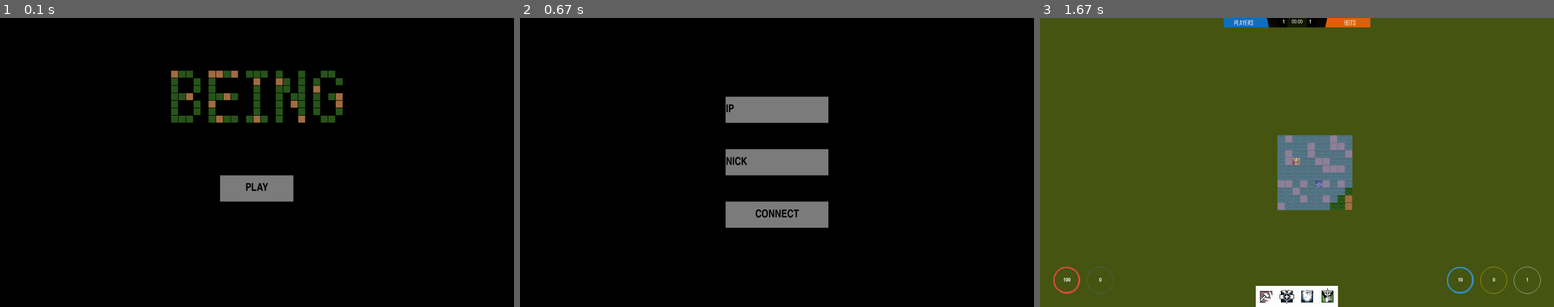
Above: before the commit, frames 1-3 (left to right).
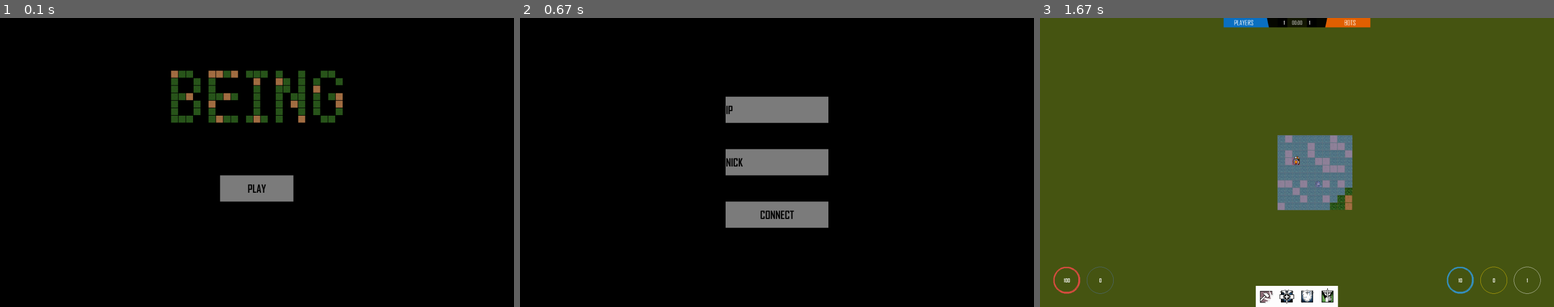
Above: after the commit, the same moments.

Repository: Qolorerr/PyGameLocalRPG
Game: pygame game, started from src/main.py
Two runs of this game, one before a commit and one after it. Both use one fixed random seed, a clock stepped at 60 frames per second and the inputs below.
Inputs (mouse positions are in pixels of both pictures, inside the frame that each line leads up to):
- Up to frame 1 (0.1 s): no input
- Up to frame 2 (0.67 s): click (756, 176) at 0.38 s
- Up to frame 3 (1.67 s): click (1348, 226) at 0.72 s; click (1137, 119) at 1.05 s

The runs differ from the first frame. In frame 1, less than 0.1% of the frame differs, in the area x 47-53%, y 57-61%; in frame 2, 0.3%, in the area x 40-55%, y 29-70%; in frame 3, 0.1%.

Commit message:
Changed textures Added class Level

Diff:
--- a/src/being.py
+++ b/src/being.py
@@ -12,16 +12,13 @@
                  essence_code: int = 1,
                  attack_range: int = 1,
                  move_distance: int = 1):
-        super().__init__(name, health, damage, location, texture, exp, cost, essence_code, attack_range, move_distance)
+        super().__init__(name, health, damage, location, texture, cost, essence_code, attack_range, move_distance)
+        self.exp = exp
 
     def received_damage(self, other_essence, type_of_attack):
         self.health -= other_essence.damage
         return super().received_damage(other_essence, type_of_attack)
 
     def give_reward(self, other_essence):
-        other_essence.exp += self.exp
-        if other_essence.exp >= other_essence.maxExp:
-            other_essence.exp -= other_essence.maxExp
-            other_essence.level += 1
-            other_essence.maxExp = int(other_essence.maxExp * 1.1)
+        other_essence.level.add_exp(self.exp)
         other_essence.gold = min(other_essence.gold + self.gold, other_essence.maxGold)
--- a/src/essence.py
+++ b/src/essence.py
@@ -9,17 +9,18 @@
                  damage: int,
                  location: tuple,
                  texture: int,
-                 exp: int,
                  gold: int,
                  essence_code: int = 1,  # unicode
                  attack_range: int = 1,
                  move_distance: int = 1):
         self.name = name
         self.health = health
+        self.maxHealth = health
         self.damage = damage
+        self.shield = 0
+        self.maxShield = 1
         self.location = location
         self.texture = textures[texture]
-        self.exp = exp
         self.gold = gold
         self.init_constant()
         self.live = self.ESSENSE_ALIVE
@@ -81,6 +82,8 @@
     def render(self, screen, map):
         x = map.left + self.location[0] * map.cell_size + map.indent + camera[0]
         y = map.top + self.location[1] * map.cell_size + map.indent + camera[1]
+        w, h = self.texture.image.get_rect()[-2:]
+        y -= h - w
         screen.blit(self.texture.image, (x, y))
 
     def __delete__(self, instance):
--- a/src/general.py
+++ b/src/general.py
@@ -14,8 +14,8 @@
 
 # List of textures
 textures = {'Grass': Texture('grass.jpg'),
-            'Being1': Texture('being1.png'),
-            'Hero1': Texture('hero1.jpg'),
+            'Being1': Texture('skeleton.png'),
+            'Hero1': Texture('knight.png'),
             'AttackZone': Texture('attack.png', 30),
             'MoveZone': Texture('moveZone.png', 30),
             'Sand': Texture('sand.jpg'),
@@ -30,3 +30,6 @@
 essences = []
 
 camera = []
+
+font_name_B = '../res/AGENCYB.TTF'
+font_name_R = '../res/AGENCYR.TTF'
--- a/src/hero.py
+++ b/src/hero.py
@@ -2,6 +2,24 @@
 
 from general import textures, essences, camera
 from essence import Essence
+
+
+class Level:
+    def __init__(self, max_exp, coeff):
+        self.max_exp = max_exp
+        self.coeff = coeff
+        self.level = 1
+        self.exp = 0
+
+    def add_exp(self, exp):
+        self.exp += exp
+        while self.exp > self.max_exp:
+            self.level += 1
+            self.exp -= self.max_exp
+            self.max_exp *= self.coeff
+
+    def get(self):
+        return self.level
 
 
 class Hero(Essence):
@@ -14,15 +32,11 @@
                  attack_range: int = 1,
                  move_distance: int = 1,
                  mainHero: bool = False):
-        super().__init__(name, health, damage, location, texture, 0, 0, essence_code, attack_range, move_distance)
-        self.maxHealth = health
+        super().__init__(name, health, damage, location, texture, 0, essence_code, attack_range, move_distance)
         self.mainHero = mainHero
-        self.shield = 0
-        self.maxShield = 1
         self.invisible = 0
-        self.maxExp = 100
         self.maxGold = 100
-        self.level = 1
+        self.level = Level(100, 1.1)
         self.attack_mode = False
         self.steps = move_distance
         self.move_points = move_distance
@@ -49,11 +63,7 @@
     def give_reward(self, other_essence):
         if type(other_essence) != Hero:
             return
-        other_essence.exp += self.exp
-        if other_essence.exp >= other_essence.maxExp:
-            other_essence.exp -= other_essence.maxExp
-            other_essence.level += 1
-            other_essence.maxExp = int(other_essence.maxExp * 1.1)
+        other_essence.level.add_exp(self.exp)
         other_essence.gold = min(other_essence.gold + self.gold, other_essence.maxGold)
 
     def move(self, new_location, map):
@@ -124,7 +134,8 @@
         x = map.left + self.location[0] * map.cell_size
         y = map.top + self.location[1] * map.cell_size
         if self.mainHero:
-            pygame.draw.rect(screen, pygame.Color("red"), (x + camera[0], y + camera[1], map.cell_size, map.cell_size), 2)
+            rect = (x + camera[0], y + camera[1], map.cell_size - map.indent, map.cell_size - map.indent)
+            pygame.draw.rect(screen, pygame.Color("red"), rect, 2)
             for i in range(-self.steps, self.steps + 1):
                 for j in range(-self.steps, self.steps + 1):
                     if abs(i) + abs(j) > self.steps:
--- a/src/main.py
+++ b/src/main.py
@@ -1,6 +1,6 @@
 import pygame
 
-from general import essences, camera
+from general import essences, camera, font_name_B
 from map import Map
 from hero import Hero
 from being import Being
@@ -24,7 +24,7 @@
     rect2[3] -= 2 * indent
     rect2 = tuple(rect2)
     pygame.draw.rect(screen, color, rect2)
-    font = pygame.font.SysFont('Agency FB', 20, bold=True)
+    font = pygame.font.Font(font_name_B, 20, bold=True)
     text = font.render(str(value), 1, (255, 255, 255))
     screen.blit(text, (rect[0] + rect[2] // 2 - text.get_width() // 2, rect[1] + rect[3] // 2 - text.get_height() // 2))
 
@@ -50,25 +50,21 @@
     barheight = (height - 5 * indent) // 4
     filling_bar(screen, (219, 77, 66),
                 (x + indent, y + 2 * barheight + 3 * indent, barwidth, barheight), damage, damage)
-    font = pygame.font.SysFont('Agency FB', 40, bold=True)
+    font = pygame.font.Font(font_name_B, 40, bold=True)
+    maxHealth = essences[essence].maxHealth
+    filling_bar(screen, (219, 77, 66),
+                (x + indent, y + barheight + 2 * indent, barwidth, barheight), health, maxHealth)
+    shield = essences[essence].shield
+    maxShield = essences[essence].maxShield
+    filling_bar(screen, (81, 119, 179),
+                (x + indent, y + 3 * barheight + 4 * indent, barwidth, barheight), shield, maxShield)
     if type(essences[essence]) == Hero:
-        maxHealth = essences[essence].maxHealth
-        filling_bar(screen, (219, 77, 66),
-                    (x + indent, y + barheight + 2 * indent, barwidth, barheight), health, maxHealth)
-        shield = essences[essence].shield
-        maxShield = essences[essence].maxShield
-        filling_bar(screen, (81, 119, 179),
-                    (x + indent, y + 3 * barheight + 4 * indent, barwidth, barheight), shield, maxShield)
-        text = font.render(essences[essence].name + ' [' + str(essences[essence].level) + ']', 1, (255, 255, 255))
-        screen.blit(text,
-                    (x + width // 2 - text.get_width() // 2, y + indent + barheight // 2 - text.get_height() // 2))
+        text = essences[essence].name + ' [' + str(essences[essence].level.get()) + ']'
     else:
-        filling_bar(screen, (219, 77, 66),
-                    (x + indent, y + barheight + 2 * indent, barwidth, barheight), health, health)
-        filling_bar(screen, (81, 119, 179), (x + indent, y + 3 * barheight + 4 * indent, barwidth, barheight), 0, 1)
-        text = font.render(essences[essence].name, 1, (255, 255, 255))
-        screen.blit(text,
-                    (x + width // 2 - text.get_width() // 2, y + indent + barheight // 2 - text.get_height() // 2))
+        text = essences[essence].name
+    text = font.render(text, 1, (255, 255, 255))
+    screen.blit(text,
+                (x + width // 2 - text.get_width() // 2, y + indent + barheight // 2 - text.get_height() // 2))
     pygame.draw.rect(screen, (200, 0, 0), (x + width - indent, y, indent, indent))
     pygame.draw.line(screen, (255, 255, 255), (x + width - indent, y), (x + width, y + indent))
     pygame.draw.line(screen, (255, 255, 255), (x + width - indent, y + indent), (x + width, y))
--- a/src/menu.py
+++ b/src/menu.py
@@ -1,6 +1,6 @@
 import pygame
 import sys
-from general import textures
+from general import textures, font_name_B
 
 
 def terminate():
@@ -20,7 +20,7 @@
         else:
             self.color_hover = color_hover
         self.text = text
-        self.font = pygame.font.SysFont('Agency FB', 40, bold=True)
+        self.font = pygame.font.Font(font_name_B, 40, bold=True)
 
     def check_clicked(self):
         mouse = pygame.mouse.get_pos()
@@ -52,7 +52,7 @@
         else:
             self.color_hover = color_hover
         self.text = text
-        self.font = pygame.font.SysFont('Agency FB', 40, bold=True)
+        self.font = pygame.font.Font(font_name_B, 40, bold=True)
         self.active = False
 
     def event_handle(self, event):
--- a/src/userInterface.py
+++ b/src/userInterface.py
@@ -1,6 +1,6 @@
 import pygame
 from math import pi
-from general import essences, textures
+from general import essences, textures, font_name_B, font_name_R
 from hero import Hero
 from being import Being
 
@@ -14,8 +14,8 @@
         self.essence = essences[essence]
         self.upTexture = textures['Timer']
         self.upIndent = 5
-        self.timeFont = pygame.font.SysFont('Agency FB', 20)
-        self.scoreFont = pygame.font.SysFont('Agency FB', 20, bold=True)
+        self.timeFont = pygame.font.Font(font_name_R, 20)
+        self.scoreFont = pygame.font.Font(font_name_B, 20, bold=True)
 
 
     def circle_show(self, screen, centreCoords, color, midVal, currentVal, maxVal, arcCoords):
@@ -55,8 +55,9 @@
         self.circle_show(screen, (self.width - 350, self.height - 100), (53, 146, 196), self.essence.steps,
                          self.essence.steps, self.essence.move_points, (self.width - 400, self.height - 150, 100, 100))
         # Show exp and level
-        self.circle_show(screen, (self.width - 100, self.height - 100), (255, 255, 255), self.essence.level,
-                         self.essence.exp, self.essence.maxExp, (self.width - 150, self.height - 150, 100, 100))
+        self.circle_show(screen, (self.width - 100, self.height - 100), (255, 255, 255), self.essence.level.get(),
+                         self.essence.level.exp, self.essence.level.max_exp,
+                         (self.width - 150, self.height - 150, 100, 100))
         # Show gold
         self.circle_show(screen, (self.width - 225, self.height - 100), (255, 215, 0), self.essence.gold,
                          self.essence.gold, self.essence.maxGold, (self.width - 275, self.height - 150, 100, 100))
Binary file added: res/AGENCYB.TTF
Binary file added: res/AGENCYR.TTF
Binary file removed: res/textures/being1.png
Binary file removed: res/textures/hero1.jpg
Binary file added: res/textures/knight.png
Binary file added: res/textures/skeleton.png
